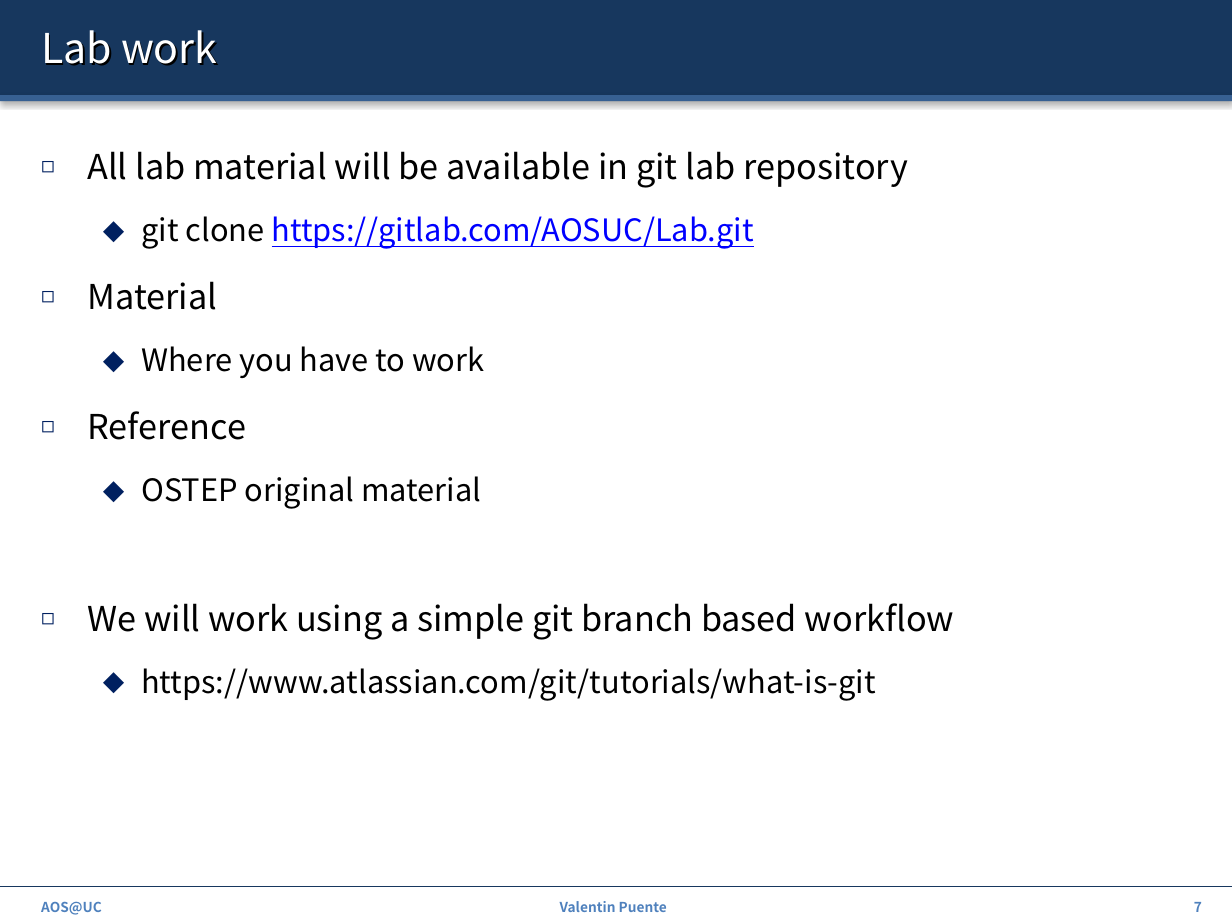
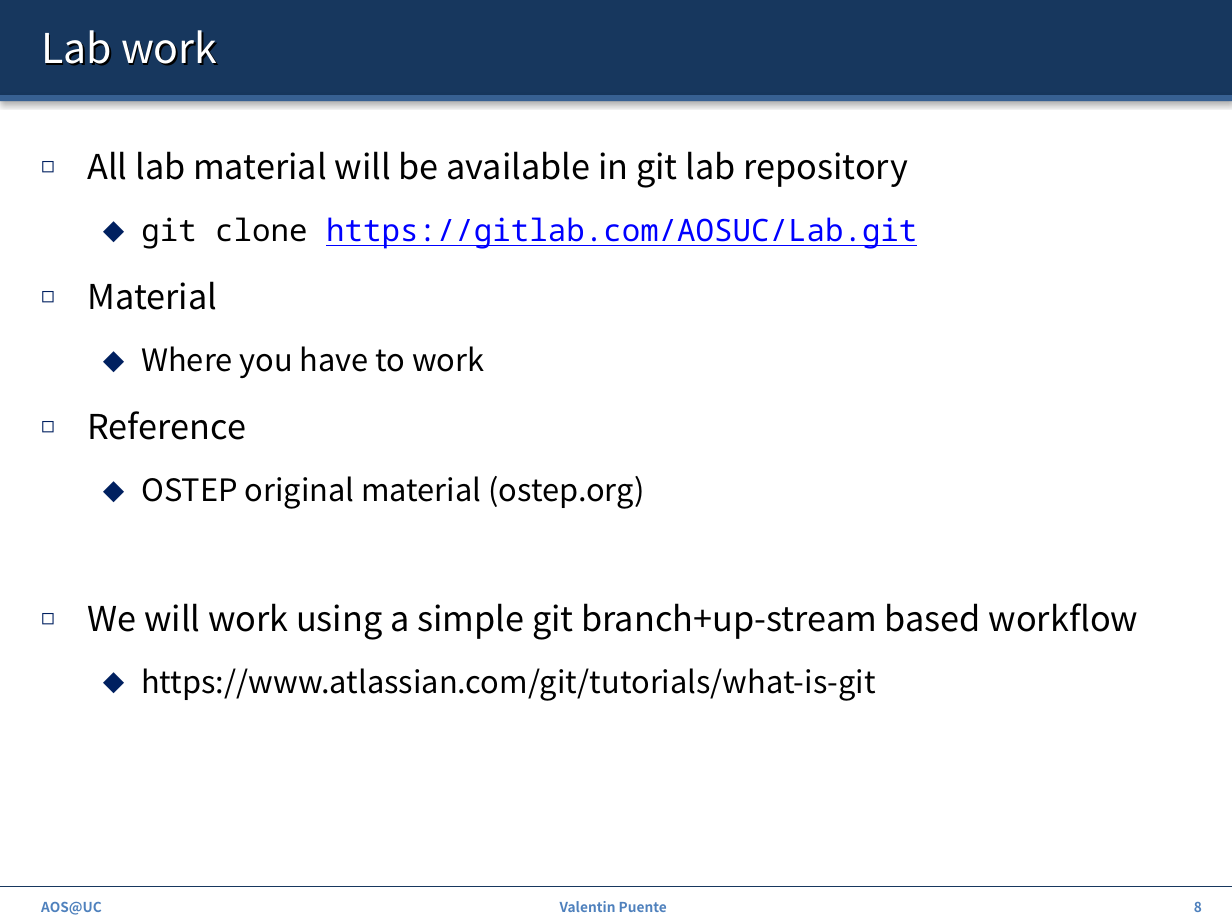
Before and after one commit to ZdravkoDimitrovArnaudov/AOS-XV6-RISCV, a slide deck: slide 8 of 00_Intro.pptx (slide 7 before the commit). Drawn at 1232x924 pixels with LibreOffice and Linux fonts; fonts in the diff are those of the drawing. Boxes give left, top, right and bottom in pixels: in the first picture for what was removed or moved away, otherwise in the second. Text is boxed around its words. In the diff, an @@ line names an element or a change of style, - is before the commit and + after.

```diff
--- a/00_Intro.pptx
+++ b/00_Intro.pptx
@@ text at box(141, 217, 917, 249): font Noto Sans CJK KR to Noto Sans Mono in "git clone https://gitlab.com/AOSUC/Lab.git" @@
@@ text at box(87, 476, 1138, 640): text changed @@
-  ⬥ OSTEP original material
-◻ We will work using a simple git branch based workflow
+  ⬥ OSTEP original material (ostep.org)
+◻ We will work using a simple git branch+up-stream based workflow
@@ page number at box(1194, 901, 1202, 912): text changed @@
-7
+8
```
Also in this commit, not shown: 9 other slides changed, 5 slides added, 1 other file.
